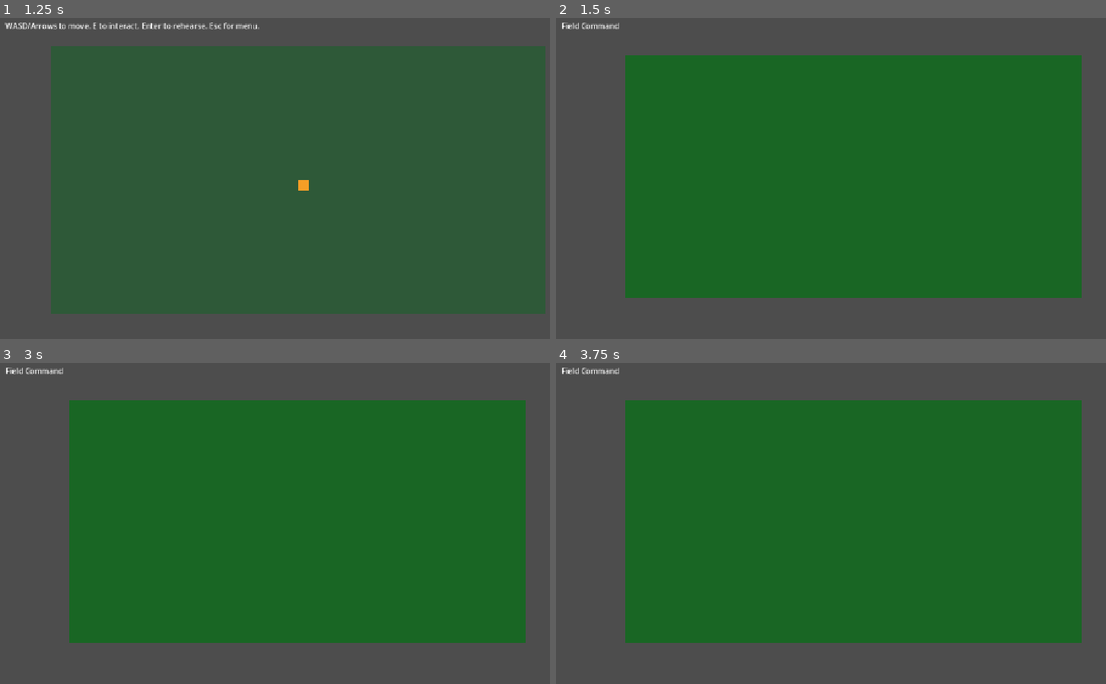
Above: before the commit, frames 1-4 (two rows, left to right).
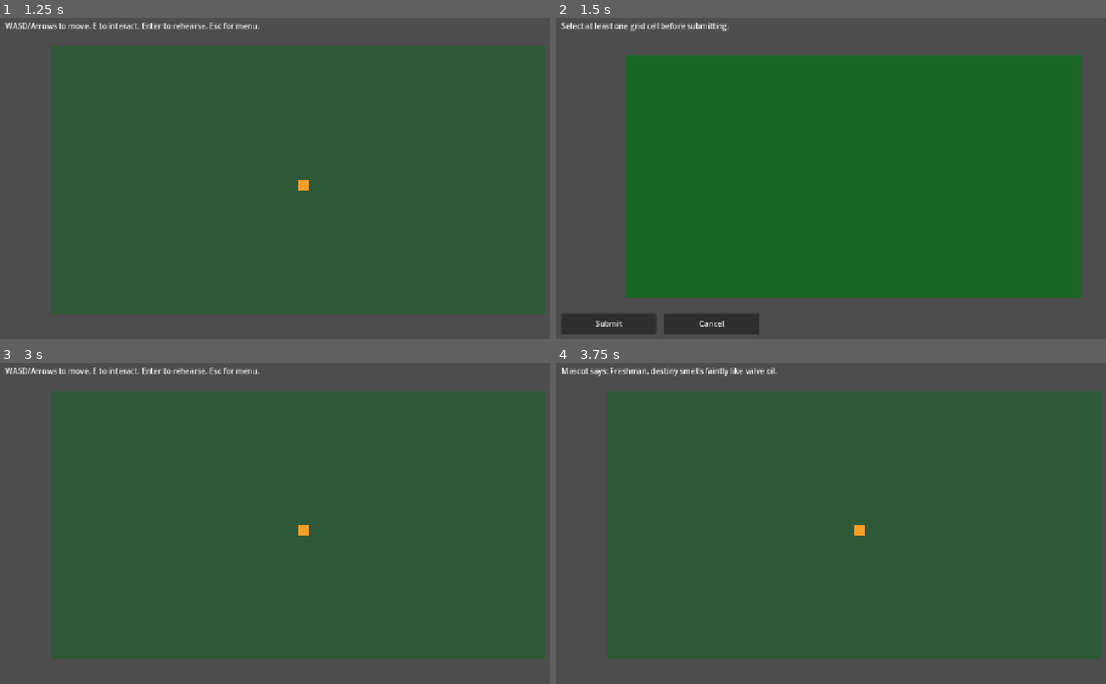
Above: after the commit, the same moments.

Repository: DigitalHerencia/JRPG
Game: Godot game, scene res://scenes/core/Main.tscn
Same seed, same stepped clock (60 frames per second), same inputs: the game is played once before the commit and once after it.
Inputs (mouse positions are in pixels of both pictures, inside the frame that each line leads up to):
- Up to frame 1 (1.25 s): click "Start Campus Slice" at 0.5 s
- Up to frame 2 (1.5 s): tap Enter (ui_accept) at 1.25 s; move the mouse to (990, 162) at 1.27 s; hold D (move_right) from 1.28 s (still down); hold Enter (ui_accept) from 1.28 s (still down); click (990, 162) at 1.42 s
- Up to frame 3 (3 s): release D (move_right) at 2 s; release Enter (ui_accept) at 2 s; click (55, 667) at 2 s, where only the run after the commit has a clickable "Submit"; click (154, 667) at 2.75 s, where only the run after the commit has a clickable "Cancel"
- Up to frame 4 (3.75 s): tap Enter (ui_accept) at 3.5 s; move the mouse to (732, 542) at 3.52 s; hold Backspace (back) from 3.53 s (still down); tap E (interact) at 3.6 s; click (732, 542) at 3.67 s

Frame 1 is identical in both runs. In frame 2, 2.5% of the frame differs, in the area x 0-37%, y 1-99%; in frame 3, 13%, in the area x 0-100%, y 1-93%; in frame 4, 13%.
Error in both runs: Trying to assign an array of type "Array" to a variable of type "Array[String]". (res://scripts/autoload/GameState.gd:7)

Commit message:
Add validated formation submit/cancel flow to field command

Diff:
--- a/march-of-legends-godot-project/godot/scenes/band/FieldCommand.tscn
+++ b/march-of-legends-godot-project/godot/scenes/band/FieldCommand.tscn
@@ -28,3 +28,19 @@
 offset_right = 1100.0
 offset_bottom = 56.0
 text = "Field Command"
+
+[node name="SubmitButton" type="Button" parent="."]
+unique_name_in_owner = true
+offset_left = 24.0
+offset_top = 640.0
+offset_right = 224.0
+offset_bottom = 684.0
+text = "Submit"
+
+[node name="CancelButton" type="Button" parent="."]
+unique_name_in_owner = true
+offset_left = 240.0
+offset_top = 640.0
+offset_right = 440.0
+offset_bottom = 684.0
+text = "Cancel"
--- a/march-of-legends-godot-project/godot/scripts/band/FieldCommand.gd
+++ b/march-of-legends-godot-project/godot/scripts/band/FieldCommand.gd
@@ -1,50 +1,180 @@
 extends Node2D
+
+const CELL_SIZE := 32
+const ALLOW_ROTATION_MATCH := true
+
+const FORMATION_TEMPLATES := {
+	"line": {
+		"points": [Vector2i(0, 0), Vector2i(1, 0), Vector2i(2, 0), Vector2i(3, 0)]
+	},
+	"column": {
+		"points": [Vector2i(0, 0), Vector2i(0, 1), Vector2i(0, 2), Vector2i(0, 3)]
+	},
+	"box": {
+		"points": [Vector2i(0, 0), Vector2i(1, 0), Vector2i(0, 1), Vector2i(1, 1)]
+	}
+}
 
 @onready var info_label: Label = %InfoLabel
 @onready var grid: ColorRect = %Grid
+@onready var submit_button: Button = %SubmitButton
+@onready var cancel_button: Button = %CancelButton
 
 var selected_points: Array[Vector2i] = []
-var cell_size := 32
 
 func _ready() -> void:
+	submit_button.pressed.connect(_on_submit_pressed)
+	cancel_button.pressed.connect(_on_cancel_pressed)
 	_refresh_label()
 
 func _unhandled_input(event: InputEvent) -> void:
 	if event is InputEventMouseButton and event.pressed and event.button_index == MOUSE_BUTTON_LEFT:
 		var local_pos := grid.get_local_mouse_position()
 		if Rect2(Vector2.ZERO, grid.size).has_point(local_pos):
-			var cell := Vector2i(floor(local_pos.x / cell_size), floor(local_pos.y / cell_size))
+			var cell := Vector2i(floor(local_pos.x / CELL_SIZE), floor(local_pos.y / CELL_SIZE))
 			if not selected_points.has(cell):
 				selected_points.append(cell)
 				queue_redraw()
 				_refresh_label()
-	if Input.is_action_just_pressed("ui_accept"):
-		var result := _evaluate_formation()
-		info_label.text = "Formation: %s | Press Enter again for rhythm battle" % result
-		if selected_points.size() >= 4:
-			GameState.add_hype(5)
-			SceneRouter.goto("rhythm_battle")
-	if Input.is_action_just_pressed("back"):
-		SceneRouter.goto("campus")
+
+	if event.is_action_pressed("ui_accept"):
+		_on_submit_pressed()
+	elif event.is_action_pressed("back"):
+		_on_cancel_pressed()
 
 func _draw() -> void:
 	for point in selected_points:
-		draw_rect(Rect2(point * cell_size, Vector2(cell_size, cell_size)), Color(0.96, 0.62, 0.15, 0.65), true)
+		draw_rect(Rect2(point * CELL_SIZE, Vector2(CELL_SIZE, CELL_SIZE)), Color(0.96, 0.62, 0.15, 0.65), true)
 
-func _evaluate_formation() -> String:
-	if selected_points.size() <= 1:
-		return "lonely dot of destiny"
-	var xs := selected_points.map(func(p): return p.x)
-	var ys := selected_points.map(func(p): return p.y)
-	var width := xs.max() - xs.min()
-	var height := ys.max() - ys.min()
-	if width > height * 2:
-		return "line formation"
-	if height > width * 2:
-		return "column formation"
-	if abs(width - height) <= 1 and selected_points.size() >= 4:
-		return "box formation"
-	return "chaotic jazz sigil"
+func _on_submit_pressed() -> void:
+	if selected_points.is_empty():
+		info_label.text = "Select at least one grid cell before submitting."
+		return
+
+	var validation := _validate_selected_formation()
+	if not validation["is_valid"]:
+		info_label.text = "Invalid formation: %s" % validation["message"]
+		return
+
+	var selected_snapshot: Array[Vector2i] = selected_points.duplicate()
+	GameState.flags["field_command_selection"] = {
+		"formation_id": validation["formation_id"],
+		"formation_name": validation["formation_name"],
+		"selected_points": selected_snapshot,
+		"normalized_cell_set": validation["normalized_cell_set"],
+		"normalized_sequence": validation["normalized_sequence"]
+	}
+
+	info_label.text = "Formation locked: %s" % validation["formation_name"]
+	SceneRouter.goto("rhythm_battle")
+
+func _on_cancel_pressed() -> void:
+	SceneRouter.goto("campus")
+
+func _validate_selected_formation() -> Dictionary:
+	var selected_set_key := _canonicalize_point_set(selected_points, ALLOW_ROTATION_MATCH)
+	var selected_sequence_key := _canonicalize_sequence(selected_points, ALLOW_ROTATION_MATCH)
+
+	for formation_id in FORMATION_TEMPLATES.keys():
+		var formation_record := ContentDB.get_formation(formation_id)
+		if formation_record.is_empty():
+			continue
+
+		var template_points: Array[Vector2i] = FORMATION_TEMPLATES[formation_id]["points"]
+		var template_set_key := _canonicalize_point_set(template_points, ALLOW_ROTATION_MATCH)
+		if selected_set_key != template_set_key:
+			continue
+
+		var template_sequence_key := _canonicalize_sequence(template_points, ALLOW_ROTATION_MATCH)
+		if selected_sequence_key != template_sequence_key and selected_set_key != template_set_key:
+			continue
+
+		return {
+			"is_valid": true,
+			"formation_id": formation_id,
+			"formation_name": formation_record.get("name", formation_id),
+			"normalized_cell_set": selected_set_key,
+			"normalized_sequence": selected_sequence_key,
+			"message": "ok"
+		}
+
+	return {
+		"is_valid": false,
+		"message": "pattern does not match any known formation"
+	}
+
+func _canonicalize_point_set(points: Array[Vector2i], allow_rotation: bool) -> String:
+	if points.is_empty():
+		return ""
+	var variants: Array = []
+	if allow_rotation:
+		for rotation in [0, 1, 2, 3]:
+			variants.append(_normalize_points(_rotate_points(points, rotation)))
+	else:
+		variants.append(_normalize_points(points))
+	variants.sort_custom(func(a: String, b: String) -> bool: return a < b)
+	return variants[0]
+
+func _canonicalize_sequence(points: Array[Vector2i], allow_rotation: bool) -> String:
+	if points.is_empty():
+		return ""
+
+	var translated := []
+	var anchor: Vector2i = points[0]
+	for point in points:
+		translated.append(point - anchor)
+
+	var variants: Array = []
+	if allow_rotation:
+		for rotation in [0, 1, 2, 3]:
+			variants.append(_serialize_sequence(_rotate_points(translated, rotation)))
+	else:
+		variants.append(_serialize_sequence(translated))
+
+	variants.sort_custom(func(a: String, b: String) -> bool: return a < b)
+	return variants[0]
+
+func _rotate_points(points: Array, rotation_quarters: int) -> Array:
+	var out := []
+	for point_variant in points:
+		var point := point_variant as Vector2i
+		match rotation_quarters:
+			0:
+				out.append(Vector2i(point.x, point.y))
+			1:
+				out.append(Vector2i(-point.y, point.x))
+			2:
+				out.append(Vector2i(-point.x, -point.y))
+			3:
+				out.append(Vector2i(point.y, -point.x))
+	return out
+
+func _normalize_points(points: Array) -> String:
+	if points.is_empty():
+		return ""
+
+	var min_x := INF
+	var min_y := INF
+	for point_variant in points:
+		var point := point_variant as Vector2i
+		if point.x < min_x:
+			min_x = point.x
+		if point.y < min_y:
+			min_y = point.y
+
+	var normalized: Array[String] = []
+	for point_variant in points:
+		var point := point_variant as Vector2i
+		normalized.append("%s:%s" % [point.x - min_x, point.y - min_y])
+	normalized.sort()
+	return ",".join(normalized)
+
+func _serialize_sequence(points: Array) -> String:
+	var out: Array[String] = []
+	for point_variant in points:
+		var point := point_variant as Vector2i
+		out.append("%s:%s" % [point.x, point.y])
+	return "|".join(out)
 
 func _refresh_label() -> void:
-	info_label.text = "Click cells to place marchers. Enter to evaluate. Esc to return. Cells: %d" % selected_points.size()
+	info_label.text = "Click cells to place marchers. Submit validates formation. Cancel returns to campus. Cells: %d" % selected_points.size()
